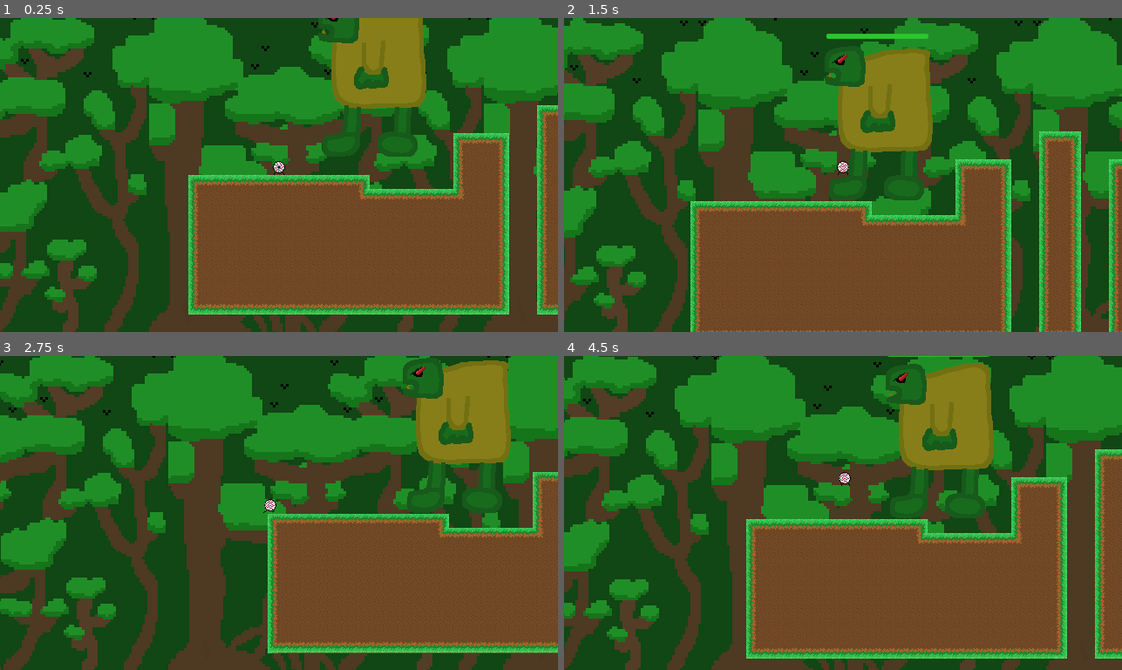
Above: before the commit, frames 1-4 (two rows, left to right).
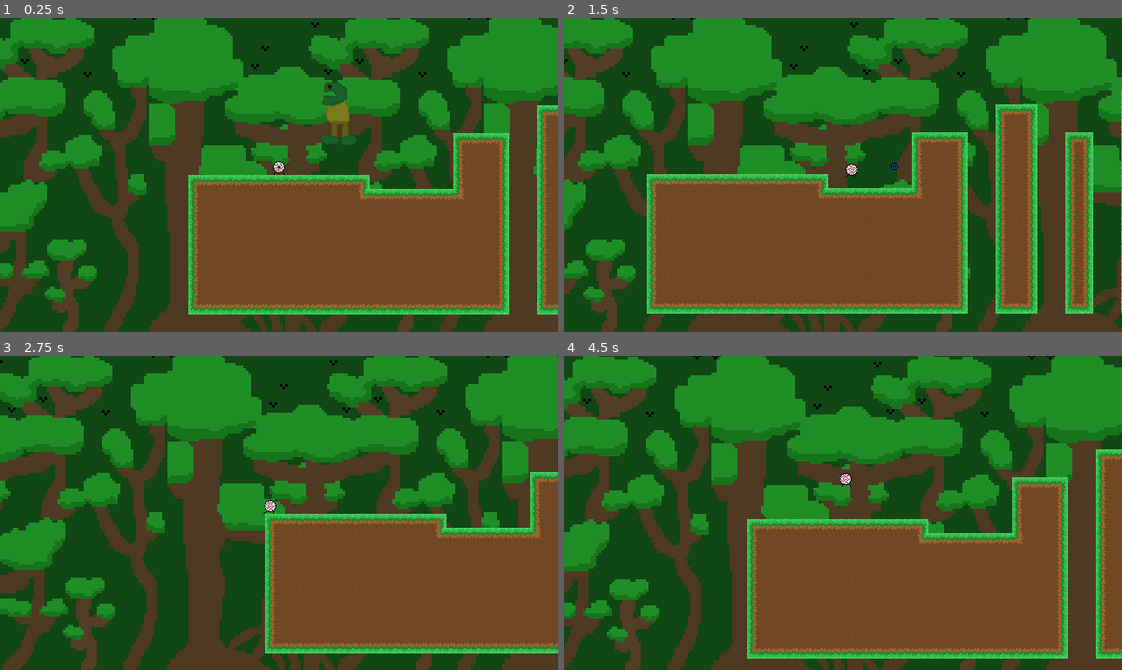
Above: after the commit, the same moments.

Repository: epimetheusgames/EyeSore
Game: Godot game, scene res://World.tscn
The game is run twice, just before and just after one commit, with the same random seed, the same clock (stepped at 60 frames per second) and the same inputs. The engine's default icon, where the game draws it, is replaced by a stand-in: a white triangle on a blue panel in a dark square.
Inputs (mouse positions are in pixels of both pictures, inside the frame that each line leads up to):
- Up to frame 1 (0.25 s): no input
- Up to frame 2 (1.5 s): move the mouse to (965, 159) at 0.52 s; hold D (movement_right) from 0.53 s (still down); click (965, 159) at 0.6 s; tap Space (movement_jump) at 0.77 s; move the mouse to (731, 190) at 1.27 s; right-click (731, 190) at 1.35 s
- Up to frame 3 (2.75 s): tap Space (movement_jump) at 1.52 s; move the mouse to (334, 443) at 2.02 s; release D (movement_right) at 2.03 s; hold A (movement_left) from 2.03 s (still down); tap Alt (self_destruct) at 2.1 s
- Up to frame 4 (4.5 s): move the mouse to (815, 575) at 2.77 s; release A (movement_left) at 2.78 s; hold D (movement_right) 2.78-4.28 s; click (815, 575) at 2.85 s; tap Space (movement_jump) at 3.02, 3.77 s; move the mouse to (1010, 560) at 3.52 s; right-click (1010, 560) at 3.6 s; move the mouse to (675, 465) at 4.27 s; hold A (movement_left) from 4.28 s (still down); tap Alt (self_destruct) at 4.35 s

The runs differ from the first frame. In frame 1, 6.0% of the frame differs, in the area x 57-77%, y 0-45%; in frame 2, 54%, in the area x 0-100%, y 0-100%; in frame 3, 11%; in frame 4, 9.5%.

Commit message:
Added functionality for shooting the enemies

Diff:
--- a/OGPC_Project_Native_Directory/Enemy1.gd
+++ b/OGPC_Project_Native_Directory/Enemy1.gd
@@ -11,9 +11,10 @@
 var movement_direction = Vector2.ZERO
 # I might need it
 var current_speed = 0
-
 # if enemy died
 var died = false
+# time tull died
+var death_countdown = 20
 
 #the strength of the player's gravity while not fastfalling
 export var gravity_strength = 10
@@ -40,10 +41,17 @@
 	var self_position = position - $CollisionShape2D.shape.extents
 	var result = space_state.intersect_ray(position, player.position, [self])
 
+	$AnimatedSprite.animation = "IdleLeft"
+
 	if died:
-		$AnimatedSprite.visible = false
 		$CollisionShape2D.disabled = true
-		return
+		if death_countdown < 0:
+			$AnimatedSprite.visible = false
+			return
+		else:
+			$AnimatedSprite.animation = "Die"
+			death_countdown -= 1
+			return
 
 	movement_direction = Vector2.ZERO
 
@@ -123,3 +131,8 @@
 #move the player's x velocity towards 0 by the friction_strength variable every time it is called
 func Apply_Friction():
 	velocity.x = move_toward(velocity.x, 0, friction_strength)
+
+func die():
+	$AnimatedSprite.animation = "Die"
+	death_countdown = 20
+	died = true
--- a/OGPC_Project_Native_Directory/Enemy1.tscn
+++ b/OGPC_Project_Native_Directory/Enemy1.tscn
@@ -1,16 +1,22 @@
-[gd_scene load_steps=8 format=2]
+[gd_scene load_steps=9 format=2]
 
 [ext_resource path="res://EnemySprites/OGPC_2022_Mad_Left_1_Sprite.png" type="Texture" id=1]
 [ext_resource path="res://Enemy1.gd" type="Script" id=2]
 [ext_resource path="res://EnemySprites/OGPC_2022_Mad_Right_1_Sprite.png" type="Texture" id=3]
 [ext_resource path="res://EnemySprites/OGPC_2022_Idle_Left_1_Sprite.png" type="Texture" id=4]
 [ext_resource path="res://EnemySprites/OGPC_2022_Idle_Right_1_Sprite.png" type="Texture" id=5]
+[ext_resource path="res://EnemySprites/OGPC_2022_Died_1_Sprite.png" type="Texture" id=6]
 
 [sub_resource type="SpriteFrames" id=1]
 animations = [ {
-"frames": [ ExtResource( 1 ) ],
+"frames": [ ExtResource( 6 ) ],
 "loop": true,
-"name": "MadLeft",
+"name": "Die",
+"speed": 5.0
+}, {
+"frames": [ ExtResource( 4 ) ],
+"loop": true,
+"name": "IdleLeft",
 "speed": 5.0
 }, {
 "frames": [ ExtResource( 5 ) ],
@@ -18,9 +24,9 @@
 "name": "IdleRight",
 "speed": 5.0
 }, {
-"frames": [ ExtResource( 4 ) ],
+"frames": [ ExtResource( 1 ) ],
 "loop": true,
-"name": "IdleLeft",
+"name": "MadLeft",
 "speed": 5.0
 }, {
 "frames": [ ExtResource( 3 ) ],
@@ -37,7 +43,7 @@
 
 [node name="AnimatedSprite" type="AnimatedSprite" parent="."]
 frames = SubResource( 1 )
-animation = "MadRight"
+animation = "Die"
 
 [node name="CollisionShape2D" type="CollisionShape2D" parent="."]
 position = Vector2( 1.5, 0.5 )
--- a/OGPC_Project_Native_Directory/Player_Bullet.gd
+++ b/OGPC_Project_Native_Directory/Player_Bullet.gd
@@ -16,6 +16,9 @@
 		self.queue_free()
 		if bullet_collision_info.collider.name == "InfiniteHealthBoss":
 			bullet_collision_info.collider.on_Knockback_event()
+		if bullet_collision_info.collider.name.begins_with("Enemy1Body"):
+			bullet_collision_info.collider.die()
+		print(bullet_collision_info.collider.name)
 
 	speed += speed_scaling_amount
 
--- a/OGPC_Project_Native_Directory/World.tscn
+++ b/OGPC_Project_Native_Directory/World.tscn
@@ -4,7 +4,7 @@
 [ext_resource path="res://OGPC_Project_Tileset.png" type="Texture" id=2]
 [ext_resource path="res://Player.tscn" type="PackedScene" id=3]
 [ext_resource path="res://OGPC_Project_WIP_Jungle_Background.png" type="Texture" id=4]
-[ext_resource path="res://InfiniteHealthBoss.tscn" type="PackedScene" id=5]
+[ext_resource path="res://Enemy1.tscn" type="PackedScene" id=5]
 
 [sub_resource type="ConvexPolygonShape2D" id=1]
 points = PoolVector2Array( 0, 0, 16, 0, 16, 16, 0, 16 )
@@ -236,5 +236,5 @@
 region_enabled = true
 region_rect = Rect2( 0, 0, 512, 512 )
 
-[node name="InfiniteHealthBoss" parent="." instance=ExtResource( 5 )]
-position = Vector2( 193, 167 )
+[node name="Enemy1Body2" parent="." instance=ExtResource( 5 )]
+position = Vector2( 173, 215 )
Binary file added: OGPC_Project_Native_Directory/EnemySprites/OGPC_2022_Died_1_Sprite.png
Not shown, added: OGPC_Project_Native_Directory/EnemySprites/OGPC_2022_Died_1_Sprite.png.import
